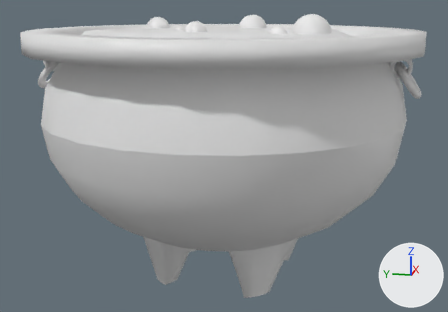
What one commit did to the FBX model Caldero.fbx.
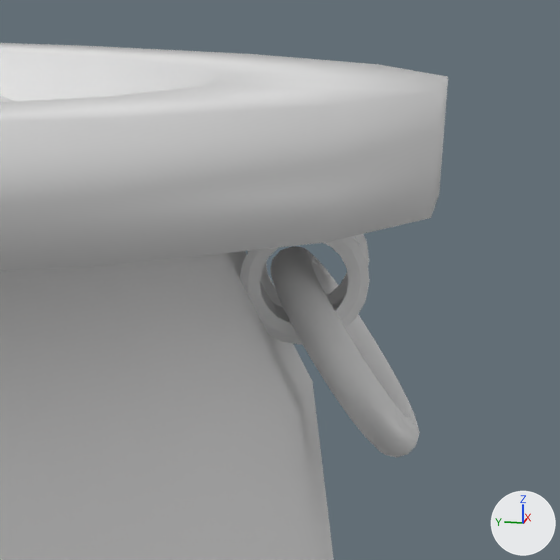
The first picture shows the older version from a 50 mm lens placed at (-1.405, -0.281, 0.636), pointed at (-0.004, -0.001, 0.285). The close-ups show the older and then the newer version on the part from 78% to 100% of the width and 6% to 37% of the height of that picture. Only the edits that show in the close-ups are written down. The axes (+X, +Y, +Z) are drawn at lower right. The lights are the same throughout. Where no turn or scale is listed for an object, it has been applied to the vertices.
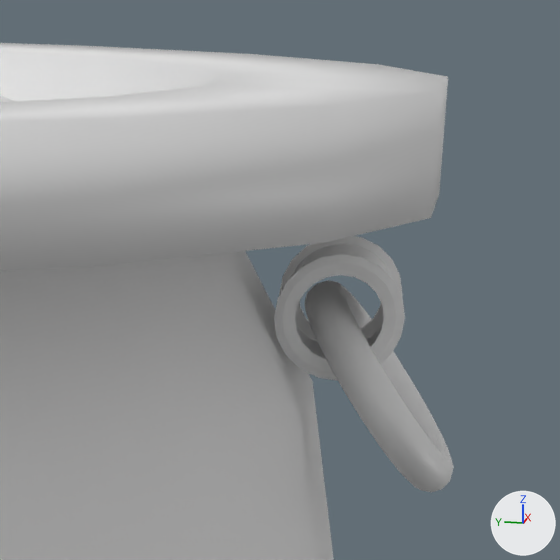
What differs and where, as boxes (x1, y1, x2, y2) in the close-ups (560 x 560 px):
'Torus001', moved: before (270, 246, 420, 457); after (304, 280, 454, 492)
'Cylinder002', moved: before (240, 234, 370, 345); after (274, 236, 405, 380)

The change, as a diff of the scene's bpy script:
```diff
--- a/Caldero.fbx.py
+++ b/Caldero.fbx.py
@@ ob_cylinder002 @@
 ob_cylinder002 = bpy.data.objects.new('Cylinder002', me_mesh_006)
-ob_cylinder002.location = (-0.0561, -0.3874, 0.5058)
+ob_cylinder002.location = (-0.0561, -0.4007, 0.493)
@@ ob_torus001 @@
 ob_torus001 = bpy.data.objects.new('Torus001', me_mesh_005)
-ob_torus001.location = (-0.016, -0.4072, 0.4759)
+ob_torus001.location = (-0.016, -0.4205, 0.4631)
```
